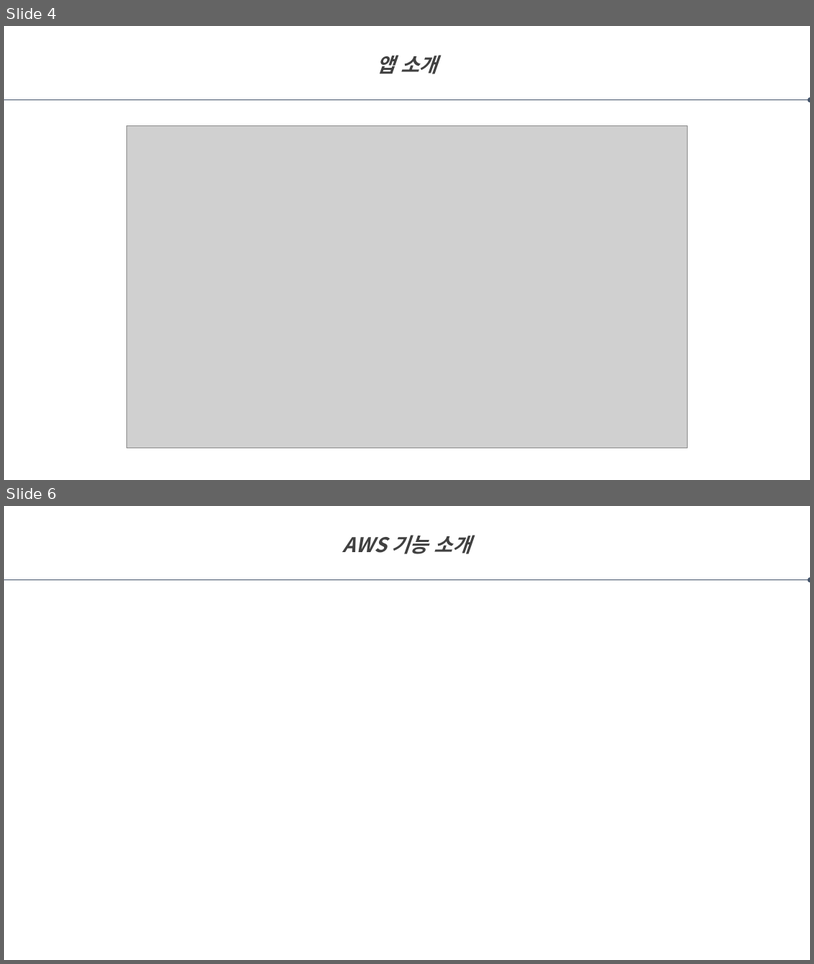
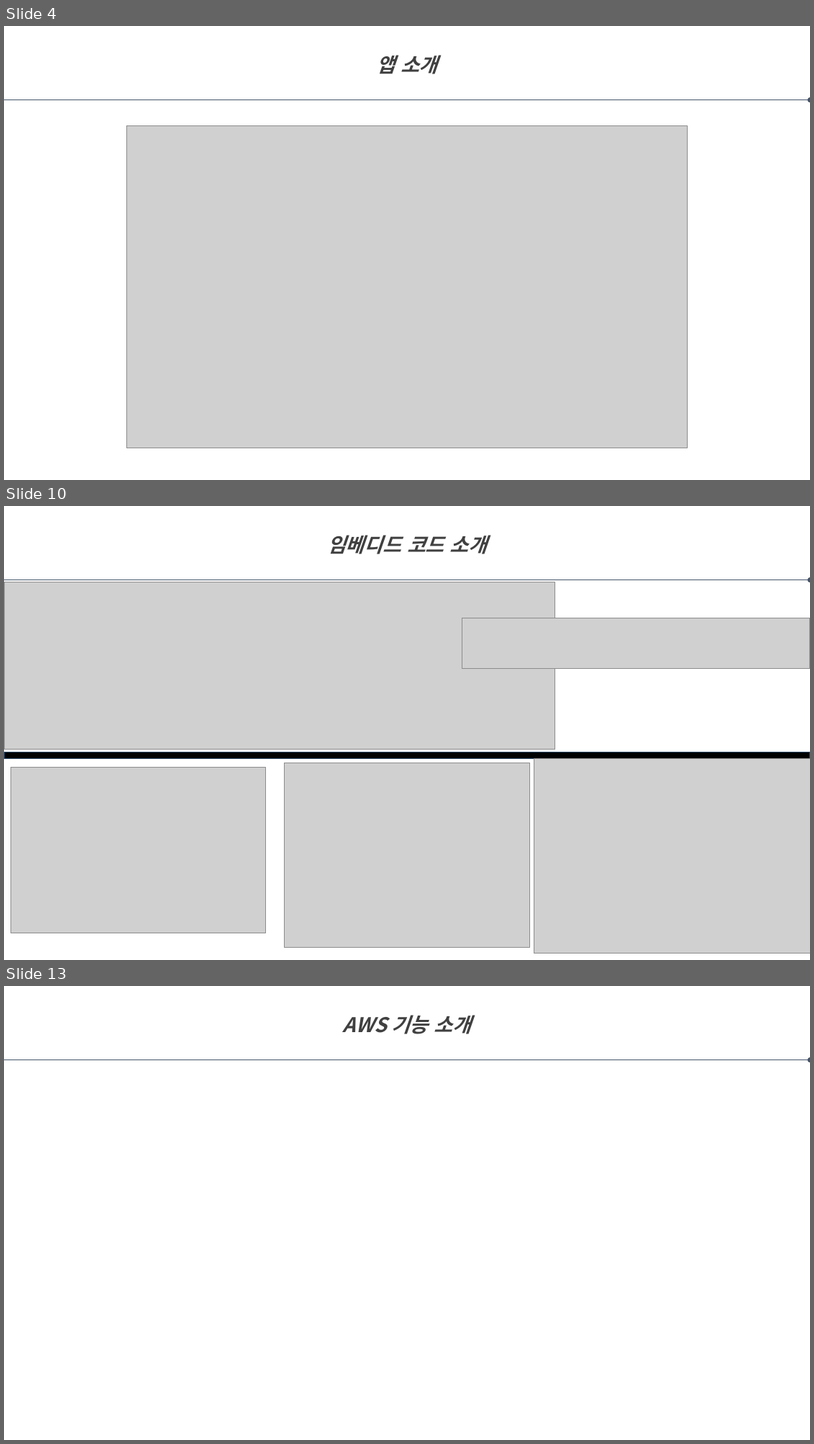
Before and after one commit to labory4302/SmartFarm, a slide deck: smartfarm.pptx. Shown one above the other, each under a label of ours: slides 4 and 6 before the commit, slides 4, 10 and 13 after it; the slides between them are not shown. The pictures are 814x964 and 814x1444 pixels, drawn with LibreOffice and Linux fonts; fonts in the diff are those of the drawing; grey boxes stand for pictures. Boxes give left, top, right and bottom in pixels: in the first picture for what was removed or moved away, otherwise in the second. Text is boxed around its words. In the diff, an @@ line names an element or a change of style, - is before the commit and + after.

```diff
--- a/smartfarm.pptx
+++ b/smartfarm.pptx
@@ slide 10 added at box(4, 506, 810, 960), background #FFFFFF @@
@@ text added at box(327, 535, 487, 554), 24 pt, text #404040, bold, italic @@
+임베디드 코드 소개
@@ arrow added from (4, 580) to (810, 580), #44546A 0.5 pt @@
@@ picture added at box(4, 582, 556, 749) @@
@@ picture added at box(463, 618, 810, 668) @@
@@ rectangle added at box(4, 752, 810, 758), fill #000000, outline #2D4D6A 1 pt @@
@@ picture added at box(285, 762, 530, 947) @@
@@ picture added at box(535, 758, 810, 953) @@
@@ picture added at box(10, 767, 265, 933) @@
@@ what was slide 6 is now slide 13 @@
```
Also in this commit, not shown: 1 slide changed, 6 other slides added.
